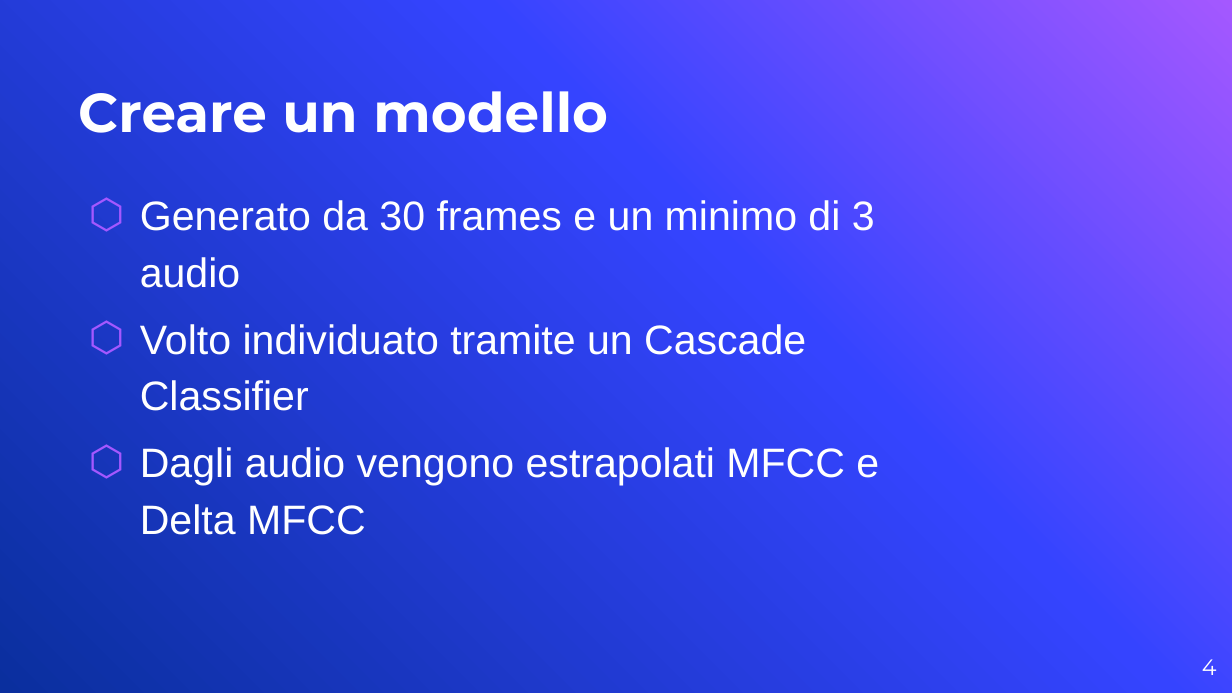
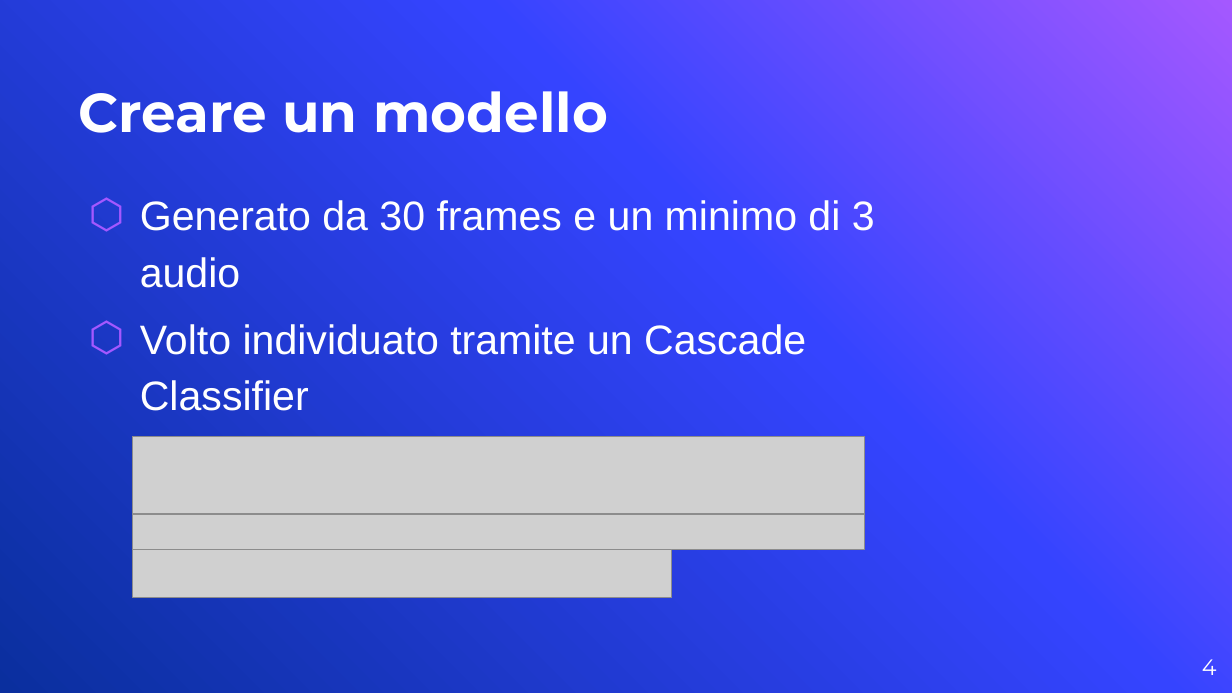
Before and after one commit to AmedeoD96/Citofono, a slide deck: slide 4 of Progetto/Documentazione/Presentazione.pptx. Drawn at 1232x693 pixels with LibreOffice and Linux fonts; fonts in the diff are those of the drawing; grey boxes stand for pictures; background and template pictures are left out. Boxes give left, top, right and bottom in pixels: in the first picture for what was removed or moved away, otherwise in the second. Text is boxed around its words. In the diff, an @@ line names an element or a change of style, - is before the commit and + after.

Commit message:
New ppt

```diff
--- a/Progetto/Documentazione/Presentazione.pptx
+++ b/Progetto/Documentazione/Presentazione.pptx
@@ picture added at <box>133,437,865,515</box> @@
@@ text at <box>140,447,879,535</box>: paragraph removed @@
-⬡ Dagli audio vengono estrapolati MFCC e Delta MFCC
@@ picture added at <box>133,514,865,549</box> @@
@@ picture added at <box>133,549,673,598</box> @@
```
Also in this commit, not shown: 3 other slides changed, 4 slides added.
